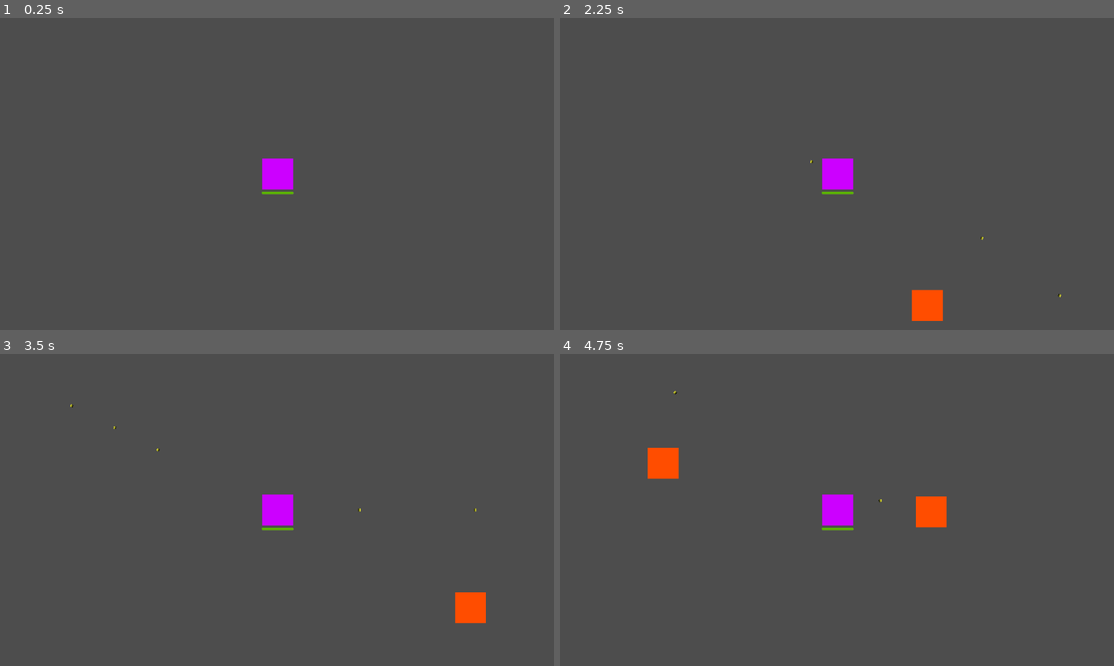
Above: before the commit, frames 1-4 (two rows, left to right).
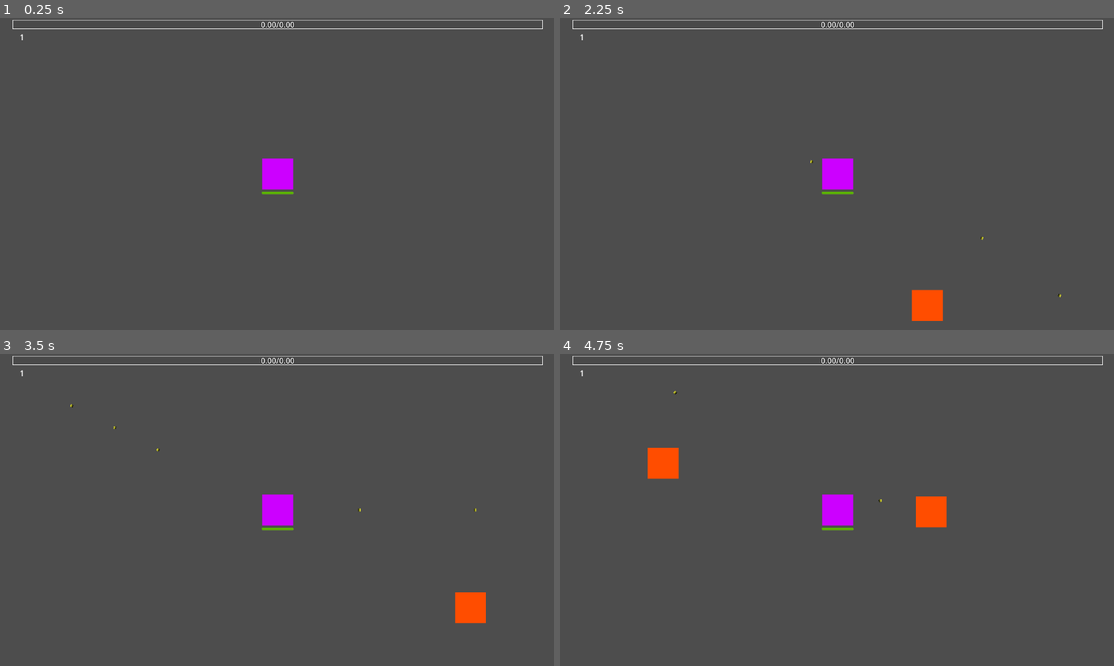
Above: after the commit, the same moments.

Repository: Clique33/Gamelab-Cipher-Labs
Game: Godot game, scene res://GameCore/Scenes/World.tscn
Two runs of this game, one before a commit and one after it. Both use one fixed random seed, a clock stepped at 60 frames per second and the inputs below.
Inputs (mouse positions are in pixels of both pictures, inside the frame that each line leads up to):
- Up to frame 1 (0.25 s): no input
- Up to frame 2 (2.25 s): tap Enter at 0.5 s; move the mouse to (809, 236) at 0.52 s; hold W (move_up) 0.53-2.03 s; click (809, 236) at 0.6 s; move the mouse to (1003, 220) at 1.27 s; click (1003, 220) at 1.35 s; tap Space at 2 s; move the mouse to (670, 127) at 2.02 s; hold A (move_left) from 2.03 s (still down); click (670, 127) at 2.1 s
- Up to frame 3 (3.5 s): keep holding A (move_left); move the mouse to (304, 510) at 2.77 s; click (304, 510) at 2.85 s
- Up to frame 4 (4.75 s): move the mouse to (753, 432) at 3.52 s; release A (move_left) at 3.53 s; hold S (move_down) 3.53-4.28 s; click (753, 432) at 3.6 s; move the mouse to (958, 494) at 4.27 s; hold D (move_right) from 4.28 s (still down); click (958, 494) at 4.35 s

The runs differ from the first frame. In frame 1, 0.5% of the frame differs, in the area x 2-98%, y 0-8%; in frame 2, 0.5%; in frame 3, 0.5%; in frame 4, 0.5%.

Commit message:
feat: mostra a barra de exp na interface principal, player coleta orbe de exp, barra de exp atualiza

Diff:
--- a/ExperienceSystem/experience_ui.tscn
+++ b/ExperienceSystem/experience_ui.tscn
@@ -15,15 +15,27 @@
 
 [node name="ExperienceUI" type="Control"]
 layout_mode = 3
-anchors_preset = 0
-offset_right = 40.0
-offset_bottom = 40.0
+anchors_preset = 5
+anchor_left = 0.5
+anchor_right = 0.5
+offset_left = -576.0
+offset_top = 4.0
+offset_right = 576.0
+offset_bottom = 25.0
+grow_horizontal = 2
+pivot_offset = Vector2(576, 0)
 script = ExtResource("1_d6n6q")
 
 [node name="ExperienceBar" type="ProgressBar" parent="."]
-layout_mode = 0
-offset_right = 534.0
-offset_bottom = 18.0
+layout_mode = 1
+anchors_preset = 5
+anchor_left = 0.5
+anchor_right = 0.5
+offset_left = -550.0
+offset_right = 550.0
+offset_bottom = 19.0
+grow_horizontal = 2
+pivot_offset = Vector2(550, 0)
 theme_override_styles/background = SubResource("StyleBoxFlat_vj8kh")
 theme_override_styles/fill = SubResource("StyleBoxFlat_mlb2r")
 value = 60.0
@@ -46,7 +58,15 @@
 theme_override_constants/outline_size = 3
 
 [node name="LevelNumber" type="Label" parent="."]
-layout_mode = 0
-offset_left = 157.0
-offset_top = -23.0
-offset_right = 197.0
+layout_mode = 1
+anchors_preset = 5
+anchor_left = 0.5
+anchor_right = 0.5
+offset_left = -550.0
+offset_top = 24.0
+offset_right = -510.0
+offset_bottom = 47.0
+grow_horizontal = 2
+pivot_offset = Vector2(20, 11.5)
+horizontal_alignment = 1
+vertical_alignment = 1
--- /dev/null
+++ b/GameCore/Resources/ExperienceData.tres
@@ -0,0 +1,9 @@
+[gd_resource type="Resource" script_class="ExperienceData" load_steps=2 format=3 uid="uid://dt70xexdpd48h"]
+
+[ext_resource type="Script" uid="uid://dg4bajw7dfq5g" path="res://ExperienceSystem/experience_data.gd" id="1_6lhyq"]
+
+[resource]
+script = ExtResource("1_6lhyq")
+experience_level_base = 10.0
+experience_level_growth = 1.2
+metadata/_custom_type_script = "uid://dg4bajw7dfq5g"
--- a/GameCore/Scenes/World.tscn
+++ b/GameCore/Scenes/World.tscn
@@ -1,13 +1,26 @@
-[gd_scene load_steps=3 format=3 uid="uid://dtfssqxo1x06q"]
+[gd_scene load_steps=6 format=3 uid="uid://dtfssqxo1x06q"]
 
 [ext_resource type="PackedScene" uid="uid://k74vmnv4fgrc" path="res://GameCore/Scenes/Player.tscn" id="1"]
 [ext_resource type="Script" uid="uid://d0hpefabtaggf" path="res://GameCore/Scripts/World.gd" id="2"]
+[ext_resource type="PackedScene" uid="uid://dsjsweu6ddg3e" path="res://ExperienceSystem/experience_ui.tscn" id="2_h5rex"]
+[ext_resource type="Script" uid="uid://boobdw1so7gui" path="res://ExperienceSystem/experience_component.gd" id="4_h5rex"]
+[ext_resource type="Resource" uid="uid://dt70xexdpd48h" path="res://GameCore/Resources/ExperienceData.tres" id="5_s0p5x"]
 
 [node name="World" type="Node2D"]
 script = ExtResource("2")
 
+[node name="CanvasLayer" type="CanvasLayer" parent="."]
+
+[node name="ExperienceUI" parent="CanvasLayer" node_paths=PackedStringArray("component") instance=ExtResource("2_h5rex")]
+component = NodePath("../../Player/ExperienceComponent")
+
 [node name="Player" parent="." instance=ExtResource("1")]
 up_direction = Vector2(0, 1)
+
+[node name="ExperienceComponent" type="Node" parent="Player"]
+script = ExtResource("4_h5rex")
+_data = ExtResource("5_s0p5x")
+metadata/_custom_type_script = "uid://boobdw1so7gui"
 
 [node name="EnemySpawner" type="Node2D" parent="."]
 
--- a/GameCore/Scripts/Player.gd
+++ b/GameCore/Scripts/Player.gd
@@ -7,11 +7,16 @@
 
 var _input_vec: Vector2 = Vector2.ZERO
 @onready var health_node: HealthComponent = $Health
+@onready var experience_node: ExperienceComponent = $ExperienceComponent
+@onready var sprite: Sprite2D = $Sprite
 var _fire_elapsed: float = 0.0
 
 signal player_died
 
 func _ready() -> void:
+	# Força o player a ser visível
+	visible = true
+
 	add_to_group("player")
 	_ensure_input_actions()
 	# Conecta morte do HealthSystem -> die()
@@ -85,6 +90,7 @@
 	die()
 
 func die() -> void:
+	print("Player: die() called! Making player invisible!")
 	# Desativa física/entrada e colisões do player, e emite um evento
 	set_process(false)
 	set_physics_process(false)
@@ -92,3 +98,7 @@
 	collision_mask = 0
 	visible = false
 	player_died.emit()
+
+func add_experience(amount: int) -> void:
+	if experience_node:
+		experience_node.add_experience(amount)
--- a/GameCore/Scripts/World.gd
+++ b/GameCore/Scripts/World.gd
@@ -1,7 +1,7 @@
 extends Node2D
 
 @export var enemy_scene: PackedScene = preload("res://GameCore/Scenes/Enemy.tscn")
-@onready var player: Node2D = $Player
+@onready var player: Player = $Player
 @onready var camera: Camera2D = $Camera2D
 
 @export var spawn_radius: float = 320.0
@@ -12,6 +12,7 @@
 		camera.make_current()
 		# Segue o player (em Godot 4, basta current = true e mesmo nó, mas manter claro):
 		camera.position = player.position
+
 	_spawn_loop()
 
 func _process(delta: float) -> void:
--- a/GameCore/Scripts/xp_orb.gd
+++ b/GameCore/Scripts/xp_orb.gd
@@ -56,6 +56,10 @@
 		_collect(body)
 
 func _collect(collector: Node2D) -> void:
+	# Adiciona XP ao player
+	if collector is Player:
+		collector.add_experience(xp_value)
+
 	# Emite signal com a quantidade de XP
 	collected.emit(xp_value)
 
